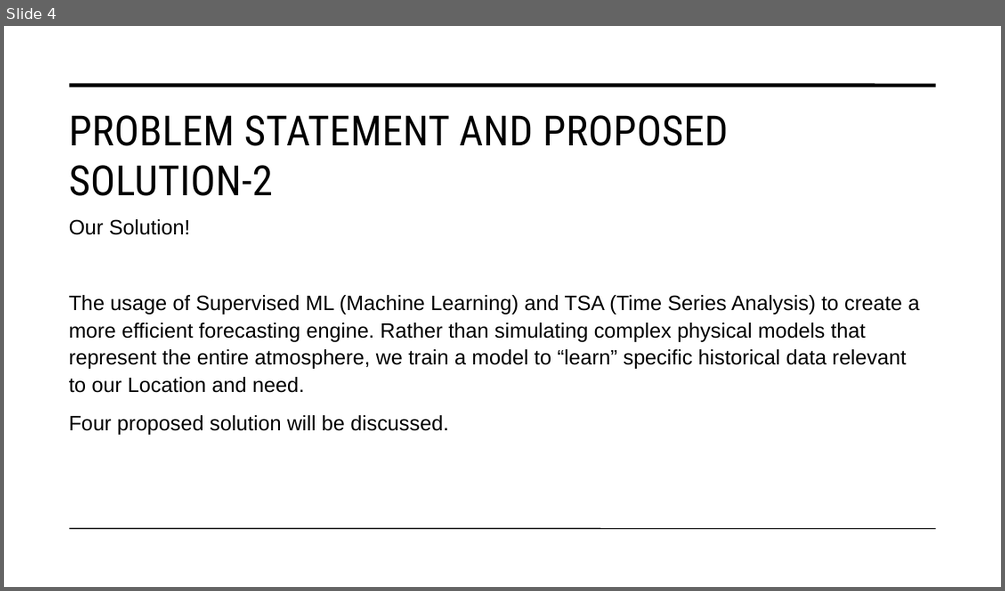
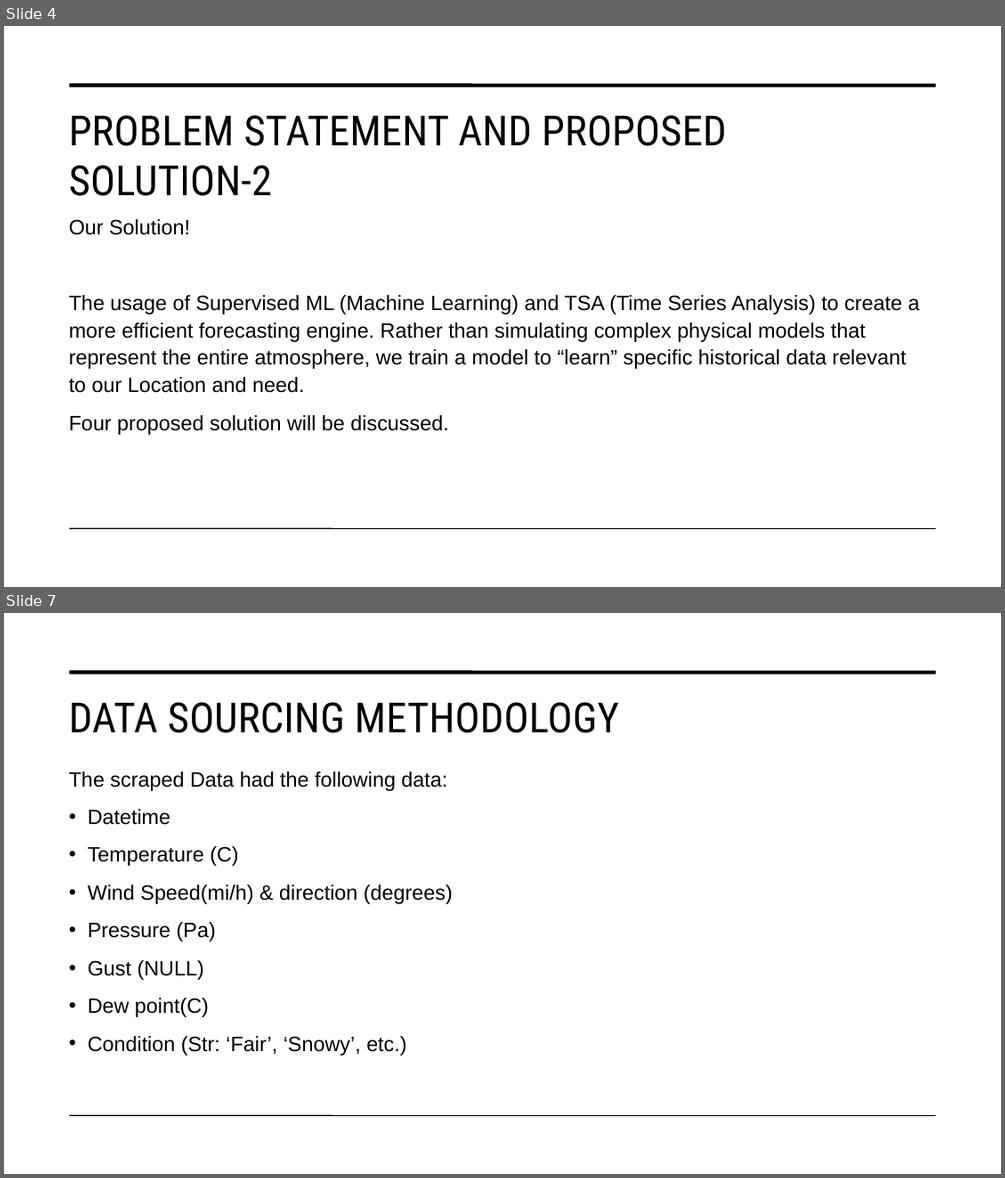
Before and after one commit to Basel-Aldwairi/Temperature_TSA, a slide deck: Report/Machine Learning Methods for Weather Forecasting.pptx. Shown one above the other, each under a label of ours: slide 4 before the commit, slides 4 and 7 after it; the slides between them are not shown. The pictures are 1005x591 and 1005x1178 pixels, drawn with LibreOffice and Linux fonts; fonts in the diff are those of the drawing. Boxes give left, top, right and bottom in pixels: in the first picture for what was removed or moved away, otherwise in the second. Text is boxed around its words. In the diff, an @@ line names an element or a change of style, - is before the commit and + after.

```diff
--- a/Report/Machine Learning Methods for Weather Forecasting.pptx
+++ b/Report/Machine Learning Methods for Weather Forecasting.pptx
@@ slide 7 added at (4,613,1001,1174), background #FFFFFF; not listed: 2 template elements that a slide beside it also shows @@
@@ title added at (69,702,619,733), 40 pt, text #000000 @@
+DATA SOURCING METHODOLOGY
@@ text added at (69,771,453,1055), 20 pt, text #000000 @@
+The scraped Data had the following data:
+• Datetime
+• Temperature (C)
+• Wind Speed(mi/h) & direction (degrees)
+• Pressure (Pa)
+• Gust (NULL)
+• Dew point(C)
+• Condition (Str: ‘Fair’, ‘Snowy’, etc.)
@@ slide 4 changed as well @@
@@ title "PROBLEM STATEMENT AND PROPOSED SOLUTION-2" at (69,115,727,196): letter spacing 0.3 to 0.2 pt @@
```
Also in this commit, not shown: 9 other slides changed, 8 other slides added, 3 slides removed, 4 other files.
